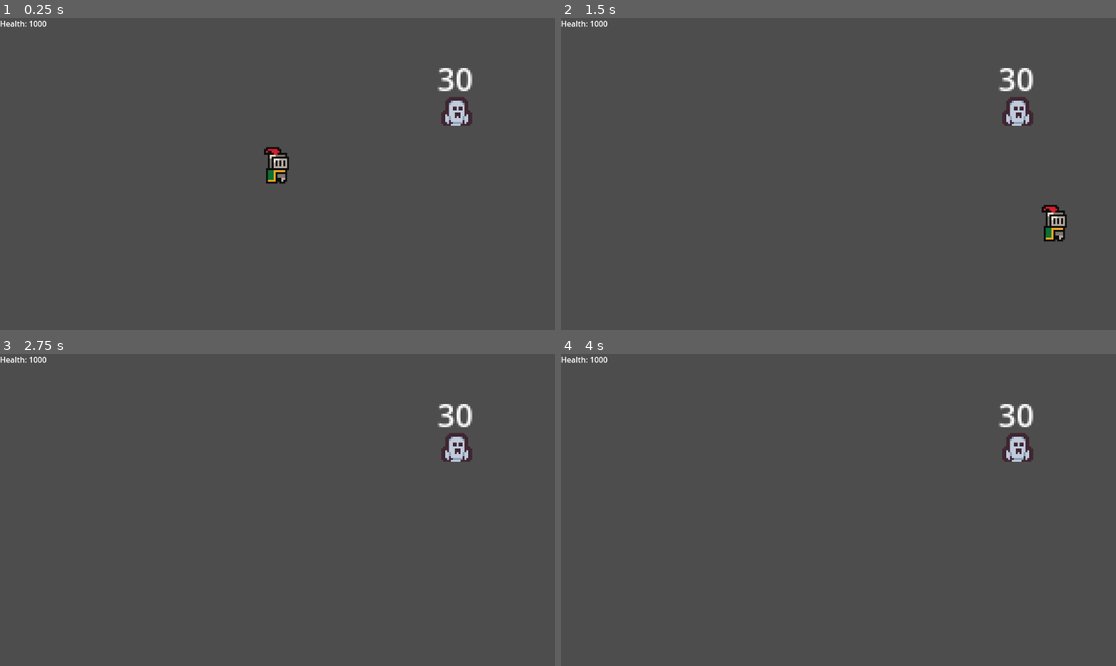
Above: before the commit, frames 1-4 (two rows, left to right).
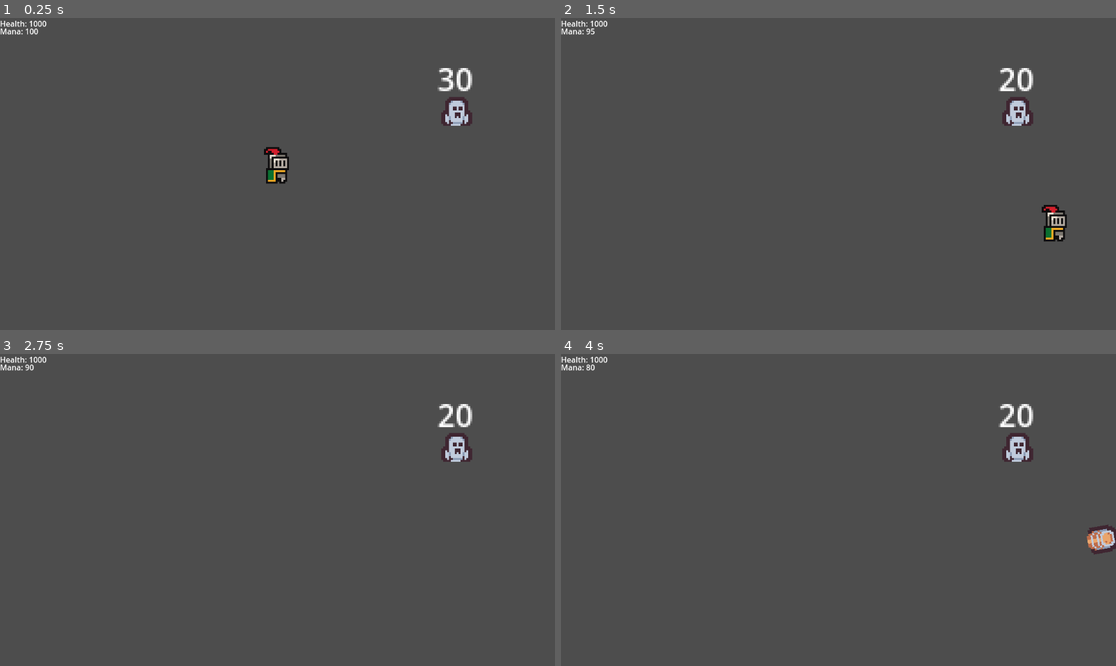
Above: after the commit, the same moments.

Repository: EllMoorby/WizardGame
Game: Godot game, scene res://Scenes/MainScene.tscn
Same seed, same stepped clock (60 frames per second), same inputs: the game is played once before the commit and once after it.
Inputs (mouse positions are in pixels of both pictures, inside the frame that each line leads up to):
- Up to frame 1 (0.25 s): no input
- Up to frame 2 (1.5 s): tap Enter at 0.5 s; move the mouse to (960, 158) at 0.52 s; hold D (move_right) 0.53-1.28 s; hold Space 0.53-1.28 s; move the mouse to (727, 189) at 1.27 s; hold S (move_down) from 1.28 s (still down); tap Space at 1.35 s
- Up to frame 3 (2.75 s): tap Space at 1.52, 1.82 s; move the mouse to (333, 441) at 2.02 s; release S (move_down) at 2.03 s; hold D (move_right) from 2.03 s (still down); hold Space from 2.03 s (still down)
- Up to frame 4 (4 s): move the mouse to (810, 572) at 2.77 s; release D (move_right) at 2.78 s; release Space at 2.78 s; hold W (move_up) 2.78-3.53 s; tap Space at 2.85, 3.02, 3.32 s; tap Enter at 3.5 s; move the mouse to (1005, 556) at 3.52 s; hold A (move_left) from 3.53 s (still down); hold Space from 3.53 s (still down)

The runs differ from the first frame. In frame 1, less than 0.1% of the frame differs, in the area x 0-7%, y 3-6%; in frame 2, 0.2%; in frame 3, 0.2%; in frame 4, 0.6%, in the area x 0-100%, y 3-65%.

Commit message:
added range and mana

Diff:
--- a/Scenes/MainScene.tscn
+++ b/Scenes/MainScene.tscn
@@ -20,3 +20,4 @@
 moveSpeed = 150.0
 
 [connection signal="health_update" from="Player" to="DebugHUD" method="_on_player_health_update"]
+[connection signal="mana_update" from="Player" to="DebugHUD" method="_on_player_mana_update"]
--- a/Scenes/debug_ui.tscn
+++ b/Scenes/debug_ui.tscn
@@ -10,3 +10,10 @@
 offset_bottom = 26.0
 theme_override_font_sizes/font_size = 16
 text = "Health"
+
+[node name="Mana" type="Label" parent="."]
+offset_top = 16.0
+offset_right = 52.0
+offset_bottom = 42.0
+theme_override_font_sizes/font_size = 16
+text = "Mana"
--- a/Scripts/Bolt.gd
+++ b/Scripts/Bolt.gd
@@ -2,7 +2,7 @@
 class_name BoltProjectile
 var speed:int = 200
 var dirVector:Vector2
-var maxDistance:int = 100
+var maxDistance:int
 var currentDistanceVector:Vector2
 var startPos:Vector2
 var shapeRef:BoltSpell
@@ -12,6 +12,7 @@
 static func fire(start:Vector2, dir:Vector2, p_shapeRef:BoltSpell):
 	var activeProjectile = projectile.instantiate()
 	activeProjectile.shapeRef = p_shapeRef
+	activeProjectile.maxDistance = p_shapeRef.parent.attributes.range
 	activeProjectile.startPos = start
 	activeProjectile.rotation = (start-dir).angle()
 	activeProjectile.dirVector = (dir - start).normalized()
--- a/Scripts/debug_ui.gd
+++ b/Scripts/debug_ui.gd
@@ -2,9 +2,17 @@
 
 class_name DebugUI
 @onready var healthLabel = $Health
+@onready var manaLabel = $Mana
 
 func updateHealth(health):
 	healthLabel.text = str("Health: ",health)
 
+func updateMana(mana):
+	manaLabel.text = str("Mana: ",mana)
+
 func _on_player_health_update(health):
 	updateHealth(health)
+
+
+func _on_player_mana_update(mana):
+	updateMana(mana)
--- a/Scripts/player.gd
+++ b/Scripts/player.gd
@@ -2,23 +2,29 @@
 class_name Player
 
 @export_group("Base Stats")
-@export var maxHealth = 1000
+@export var maxHealth:int = 1000
+@export var maxMana:int = 100
 @export var moveSpeed:float = 300.0
 var health = maxHealth
+var mana = maxMana
 
 var activeSpell:Spell
 
 @export_group("Other")
+@export var manaRegenPS:int = 5
 
-const offset = 100.0
+var perSecondCounter:float = 0
 
 signal health_update(health)
+signal mana_update(mana)
 
 func _ready():
-	activeSpell = Spell.createSpell("TestSpell", 10,SPELL_ATTRIBUTES.DAMAGE_TYPE.WATER,
-	SPELL_ATTRIBUTES.SHAPE_TYPE.CIRCLE, 20,SPELL_ATTRIBUTES.SHAPE_ACTIVATION.INSTANT,[[SPELL_ATTRIBUTES.MODIFIER_TYPE.DAMAGE,5],[SPELL_ATTRIBUTES.MODIFIER_TYPE.RADIUS,10]],1)
+	var spellR = SpellResource.new("TestSpell", 10,SPELL_ATTRIBUTES.DAMAGE_TYPE.WATER,
+	SPELL_ATTRIBUTES.SHAPE_TYPE.BOLT, 20,SPELL_ATTRIBUTES.SHAPE_ACTIVATION.INSTANT, 100, [[SPELL_ATTRIBUTES.MODIFIER_TYPE.DAMAGE,5],[SPELL_ATTRIBUTES.MODIFIER_TYPE.RADIUS,10]],1)
+	activeSpell = Spell.createSpell(spellR)
 	add_child(activeSpell)
 	health_update.emit(health)
+	mana_update.emit(mana)
 
 func die():
 	queue_free()
@@ -29,11 +35,24 @@
 	if health <= 0:
 		die()
 
+func calculatePerSecondStats():
+	mana = min(mana+manaRegenPS,maxMana)
+	mana_update.emit(mana)
+
 func _process(delta):
+	perSecondCounter += delta
+	if perSecondCounter >= 1:
+		calculatePerSecondStats()
+		perSecondCounter = 0
+
 	activeSpell.target = get_global_mouse_position()
 
 	if Input.is_key_pressed(KEY_SPACE) and activeSpell.isOnCooldown() == false:
-		activeSpell.use()
+		if activeSpell.getManaCost() <= mana:
+			activeSpell.use()
+			mana -= activeSpell.getManaCost()
+
+
 
 func _physics_process(delta):
 
--- a/Scripts/spell.gd
+++ b/Scripts/spell.gd
@@ -9,9 +9,9 @@
 
 var currentCooldown:float = 0
 
-static func createSpell(s_name,s_damage, s_damageType, s_shapeType, s_radius, s_shapeActivation,s_modifiers = [], s_cooldown = 0,):
+static func createSpell(spellResource):
 	var newSpell = spellBase.instantiate()
-	newSpell.attributes = SpellResource.new(s_name,s_damage, s_damageType, s_shapeType, s_radius, s_shapeActivation,s_modifiers, s_cooldown)
+	newSpell.attributes = spellResource
 	return newSpell
 
 # Called when the node enters the scene tree for the first time.
@@ -28,7 +28,7 @@
 
 	if attributes.damageType == SPELL_ATTRIBUTES.DAMAGE_TYPE.FIRE:
 		damageType = Damage_Type_Fire.new(attributes.damage)
-	elif attributes.shapeType == SPELL_ATTRIBUTES.DAMAGE_TYPE.WATER:
+	elif attributes.damageType == SPELL_ATTRIBUTES.DAMAGE_TYPE.WATER:
 		damageType = Damage_Type_Water.new(attributes.damage)
 
 func use():
@@ -38,7 +38,7 @@
 func onHit(body:Node2D):
 	damageType.onHit(body)
 
-func isOnCooldown():
+func isOnCooldown() -> bool:
 	if currentCooldown > 0:
 		return true
 	return false
@@ -47,6 +47,10 @@
 func _process(delta):
 	if currentCooldown > 0:
 		currentCooldown -= delta
-	pass
-	self.target = get_global_mouse_position()
+	print(self.global_position," ",get_global_mouse_position())
+	self.target = ((get_global_mouse_position() - self.global_position).limit_length(attributes.range)) + self.global_position
 	shape.setTarget(target)
+
+
+func getManaCost() -> int:
+	return attributes.manaCost
--- a/Scripts/spell_resource.gd
+++ b/Scripts/spell_resource.gd
@@ -10,6 +10,7 @@
 @export var shapeType:SPELL_ATTRIBUTES.SHAPE_TYPE
 @export var radius:int
 @export var shapeActivaton:SPELL_ATTRIBUTES.SHAPE_ACTIVATION
+@export var range:int
 
 
 @export var cooldown:float
@@ -25,7 +26,7 @@
 	for modifierPair in s_modifiers:
 		modifiers[modifierPair[0]] = modifierPair[1]
 
-func _init(s_name,s_damage, s_damageType, s_shapeType, s_radius, s_shapeActivation, s_modifiers, s_cooldown):
+func _init(s_name,s_damage, s_damageType, s_shapeType, s_radius, s_shapeActivation, s_range, s_modifiers = [], s_cooldown = 0):
 	addModifiers(s_modifiers)
 	name = s_name
 	damage = s_damage
@@ -33,7 +34,8 @@
 	radius = s_radius
 	shapeType = s_shapeType
 	shapeActivaton = s_shapeActivation
+	range = s_range
 
 	cooldown = s_cooldown
 	#Calculate mana cost
-	manaCost = 100 #Should be calculated
+	manaCost = 10 #Should be calculated
